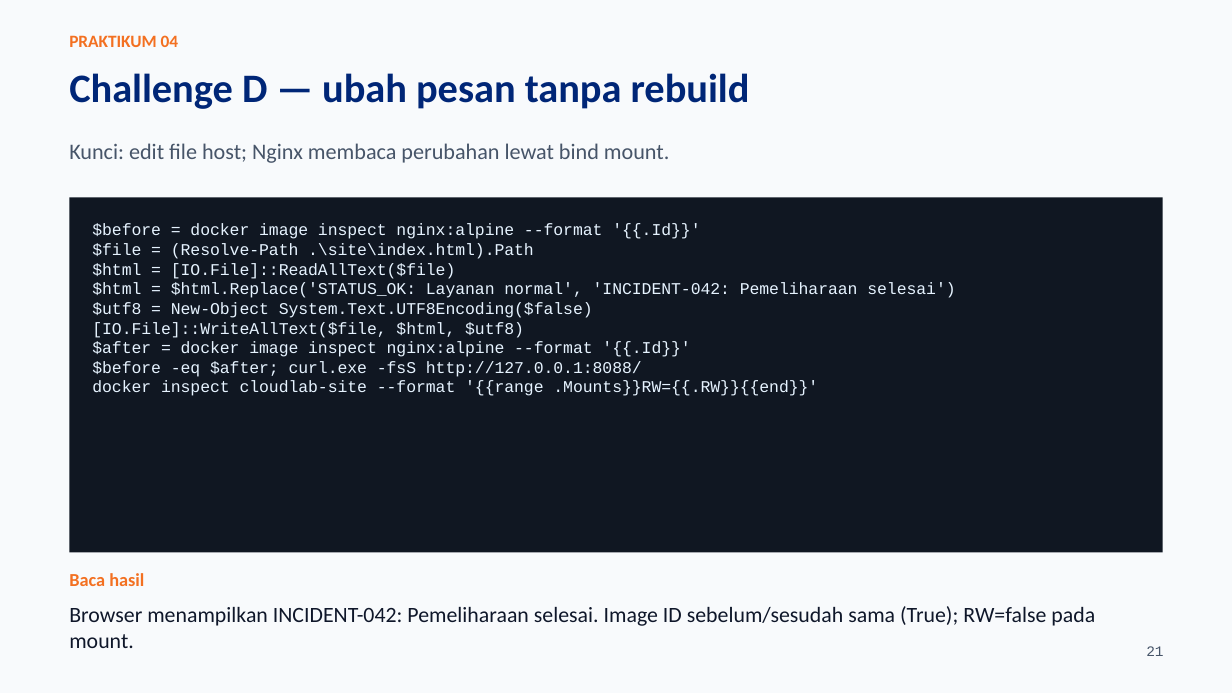
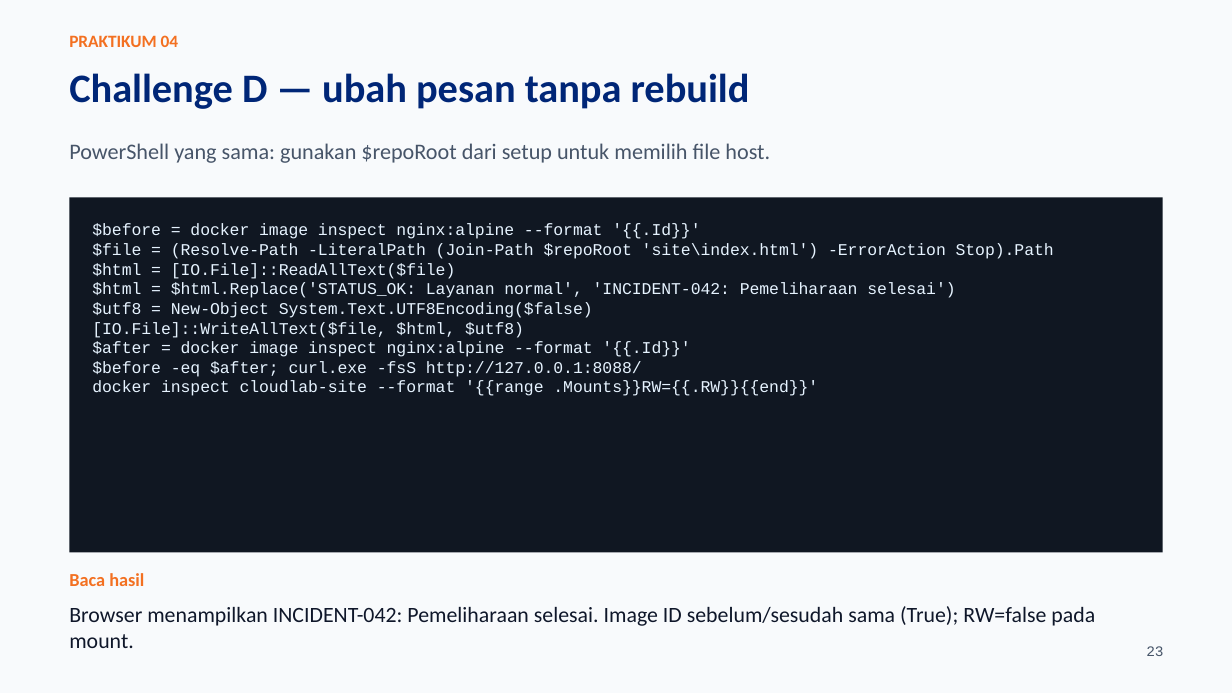
Before and after one commit to SeedFlora/meet4CloudService, a slide deck: slide 23 of slides/LAB04_Docker_Lifecycle_Praktikum.pptx (slide 21 before the commit). Drawn at 1232x693 pixels with LibreOffice and Linux fonts; fonts in the diff are those of the drawing. Boxes give left, top, right and bottom in pixels: in the first picture for what was removed or moved away, otherwise in the second. Text is boxed around its words. In the diff, an @@ line names an element or a change of style, - is before the commit and + after.

Commit message:
Fix Lab 04 mounts for any clone location; update guides, evidence and slides

```diff
--- a/slides/LAB04_Docker_Lifecycle_Praktikum.pptx
+++ b/slides/LAB04_Docker_Lifecycle_Praktikum.pptx
@@ text at (69, 143, 770, 163): text changed @@
-Kunci: edit file host; Nginx membaca perubahan lewat bind mount.
+PowerShell yang sama: gunakan $repoRoot dari setup untuk memilih file host.
@@ text at (92, 243, 1054, 259): text changed @@
-$file = (Resolve-Path .\site\index.html).Path
+$file = (Resolve-Path -LiteralPath (Join-Path $repoRoot 'site\index.html') -ErrorAction Stop).Path
@@ text at (1146, 646, 1163, 656): text changed @@
-21
+23
```
Also in this commit, not shown: 21 other slides changed, 2 slides added, 7 other files.
